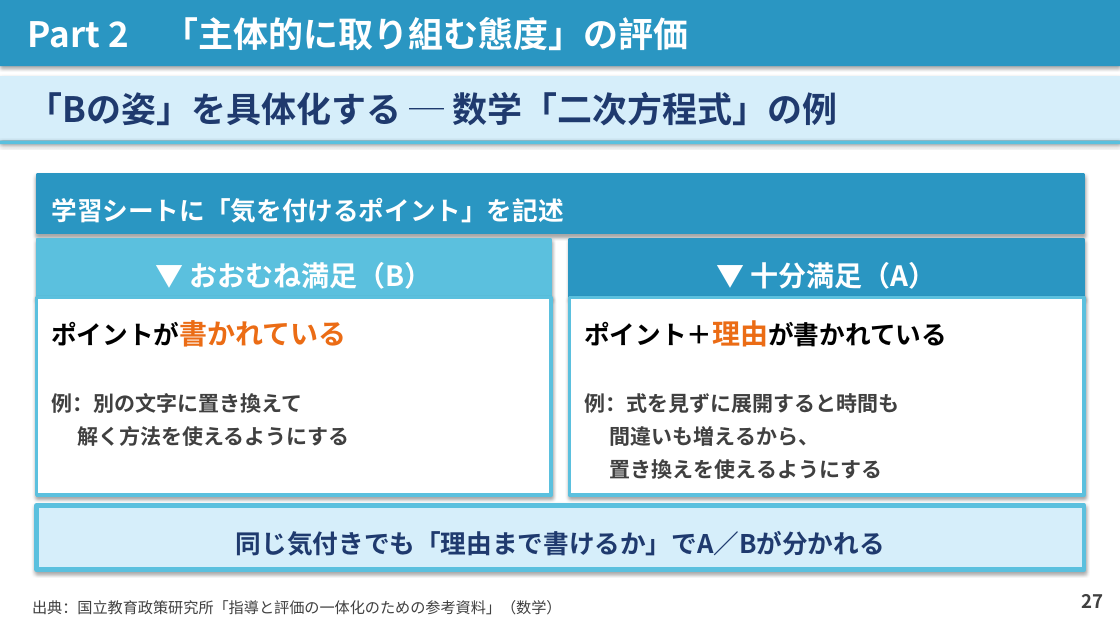
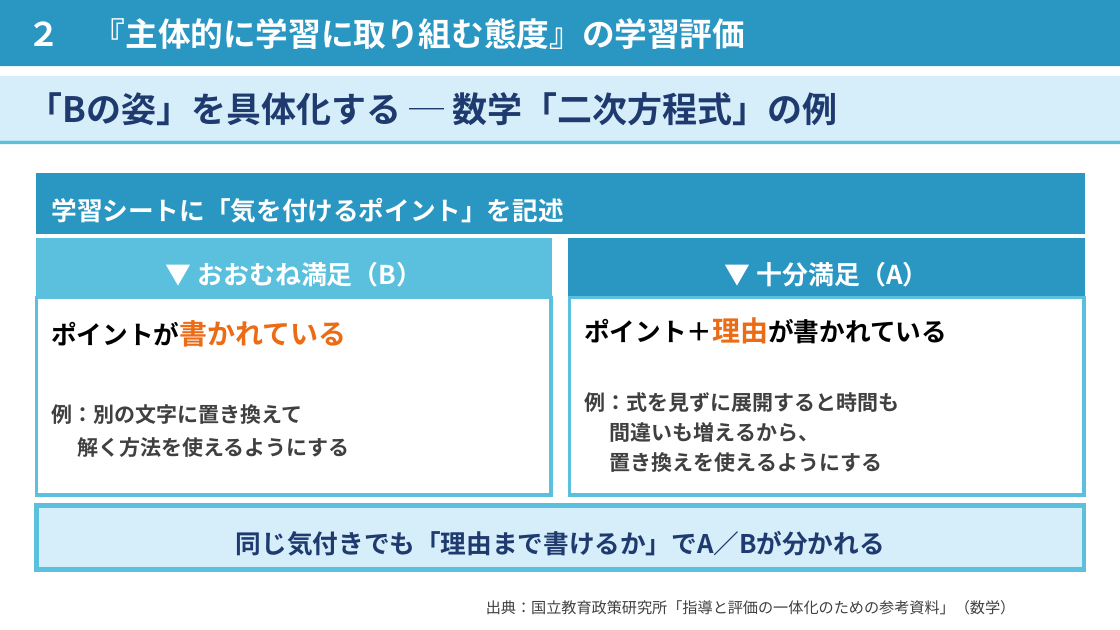
Before and after one commit to contynet730-star/con30, a slide deck: slide 24 of 講義スライド_石神井南中_20260603.pptx (slide 27 before the commit). Drawn at 1120x630 pixels with LibreOffice and Linux fonts; fonts in the diff are those of the drawing. Boxes give left, top, right and bottom in pixels: in the first picture for what was removed or moved away, otherwise in the second. Text is boxed around its words. In the diff, an @@ line names an element or a change of style, - is before the commit and + after.

```diff
--- a/講義スライド_石神井南中_20260603.pptx
+++ b/講義スライド_石神井南中_20260603.pptx
@@ shadow off in 6 elements at <box>0,76,1120,141</box>, <box>37,175,1085,234</box>, <box>37,297,551,495</box>, <box>37,505,1085,570</box>, <box>0,140,1120,144</box>, <box>0,0,1120,66</box> @@
@@ text in rectangle at <box>28,18,745,49</box>: text changed; size 30 to 28 pt @@
-Part 2 「主体的に取り組む態度」の評価
+２ 『主体的に学習に取り組む態度』の学習評価
@@ rectangle "▼ おおむね満足（B）" at <box>37,239,551,297</box>: size 24 to 22.2 pt; shadow off @@
@@ rectangle "▼ 十分満足（A）" at <box>570,239,1084,297</box>: size 24 to 22.2 pt; shadow off @@
@@ rectangle "ポイント＋理由が書かれている" at <box>570,297,1084,495</box>: line spacing 1.3 to 1.2; shadow off @@
@@ text "出典：国立教育政策研究所「指導と評価の一体化のための参考資料」（数学）" at <box>486,600,1015,615</box>: alignment left to right @@
@@ text removed at <box>1081,594,1103,608</box> @@
-27
```
Also in this commit, not shown: 21 other slides changed, 5 slides added, 8 slides removed.
